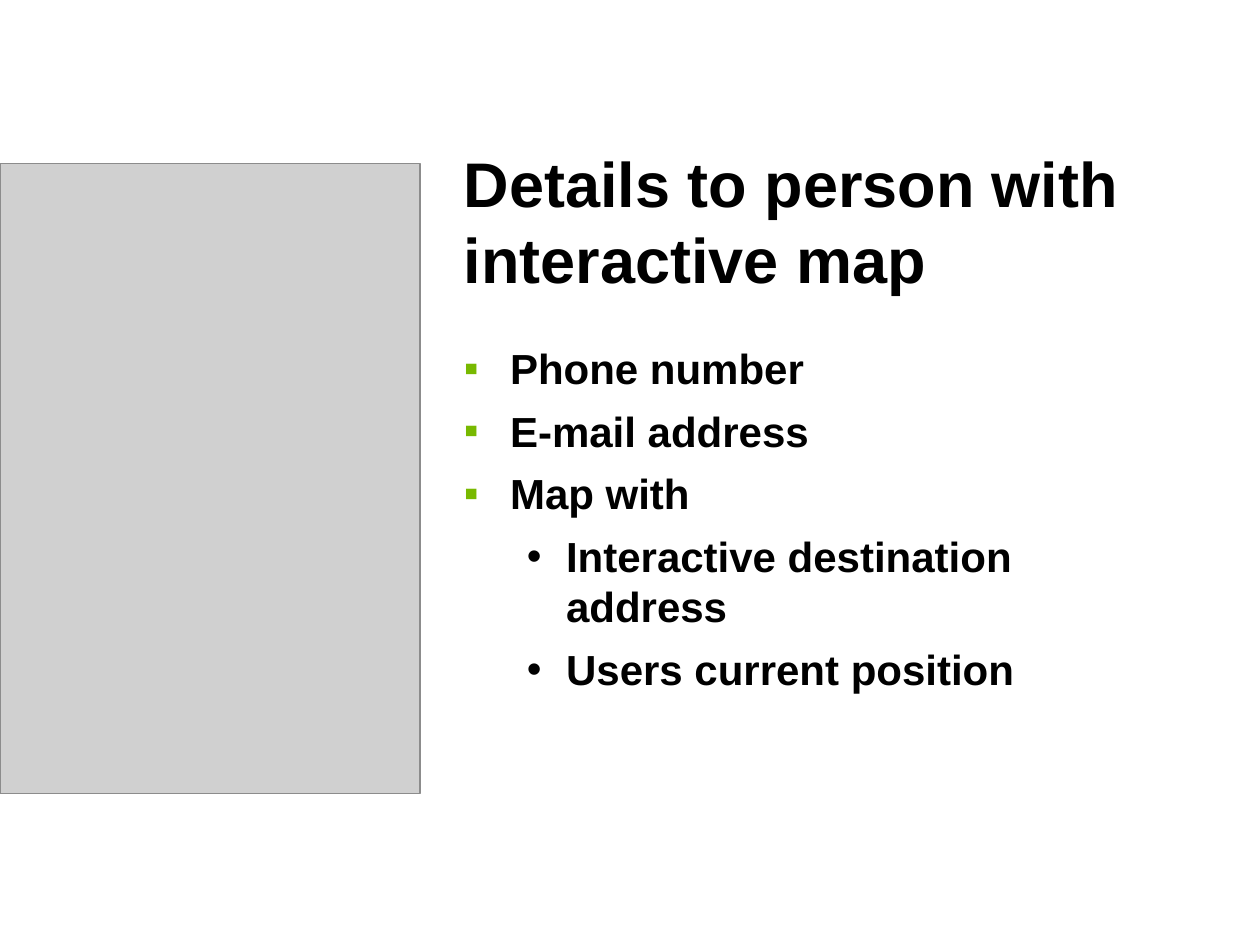
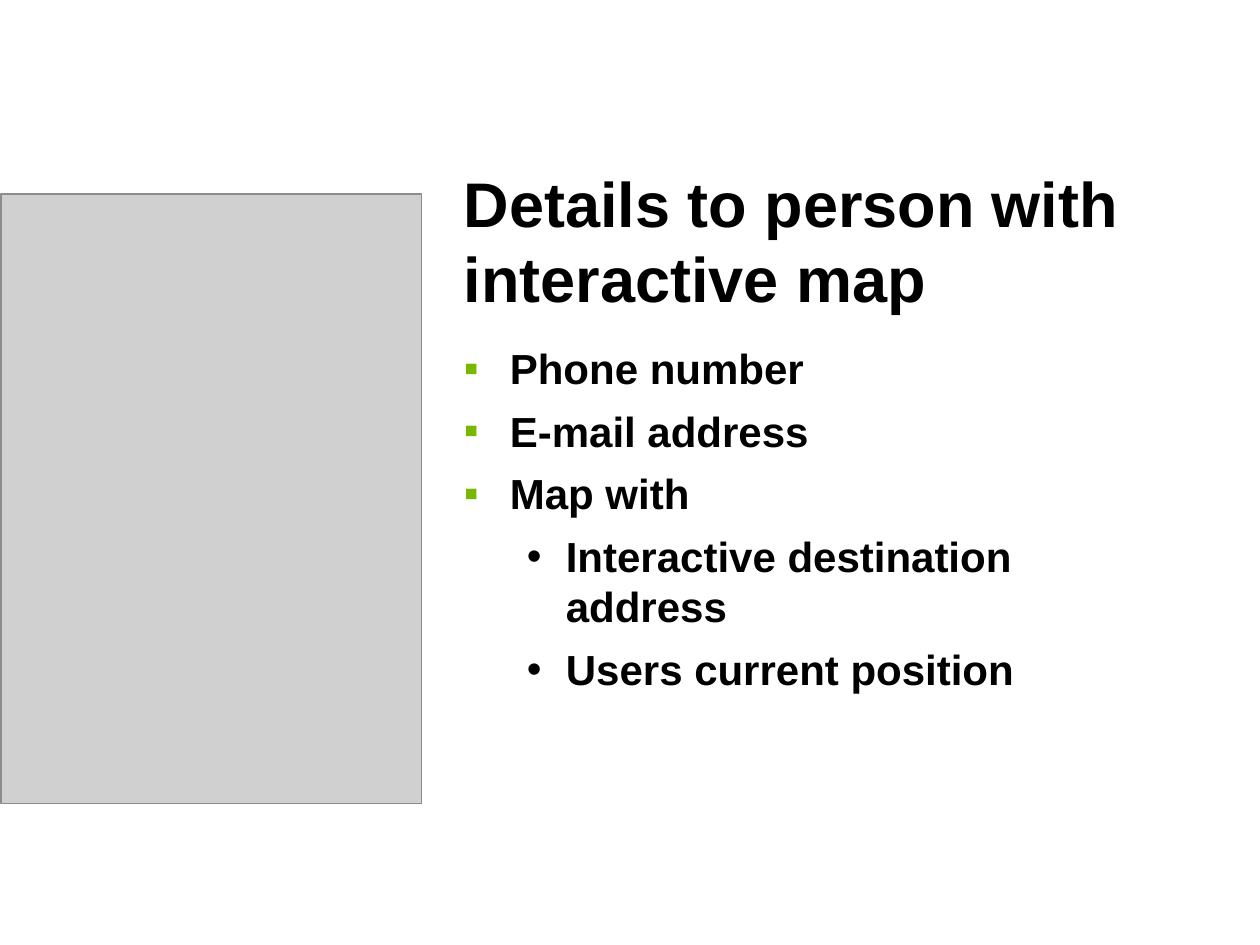
Before and after one commit to TheRealHaui/ASE_Term1_Mobile_Applications_Team_Project, a slide deck: slide 10 of Files for presentation/mobile_Search_for_employees_presentation.ppt. Drawn at 1260x945 pixels with LibreOffice and Linux fonts; fonts in the diff are those of the drawing; grey boxes stand for pictures; background and template pictures are left out. Boxes give left, top, right and bottom in pixels: in the first picture for what was removed or moved away, otherwise in the second. Text is boxed around its words. In the diff, an @@ line names an element or a change of style, - is before the commit and + after.

Commit message:
Poster and Slides improved

```diff
--- a/Files for presentation/mobile_Search_for_employees_presentation.ppt
+++ b/Files for presentation/mobile_Search_for_employees_presentation.ppt
@@ text "Details to person with interactive ..." moved from (x1=464, y1=161, x2=1118, y2=294) to (x1=464, y1=181, x2=1118, y2=314) @@
@@ picture resized from (x1=0, y1=164, x2=420, y2=794) to (x1=1, y1=194, x2=422, y2=804) @@
```
Also in this commit, not shown: 8 other slides changed, 12 other files.
